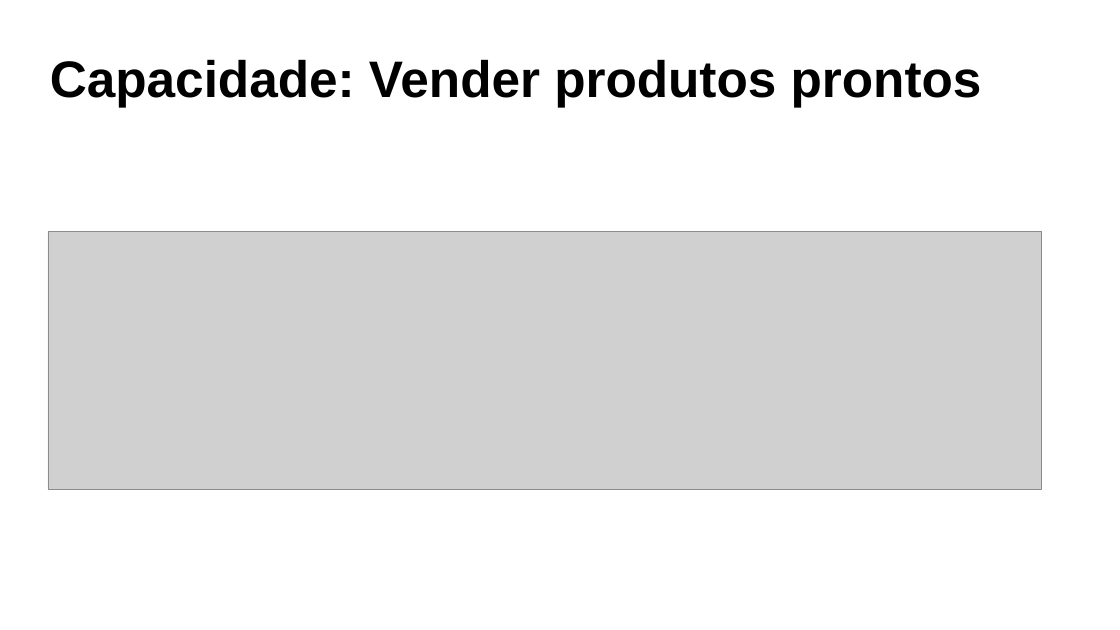
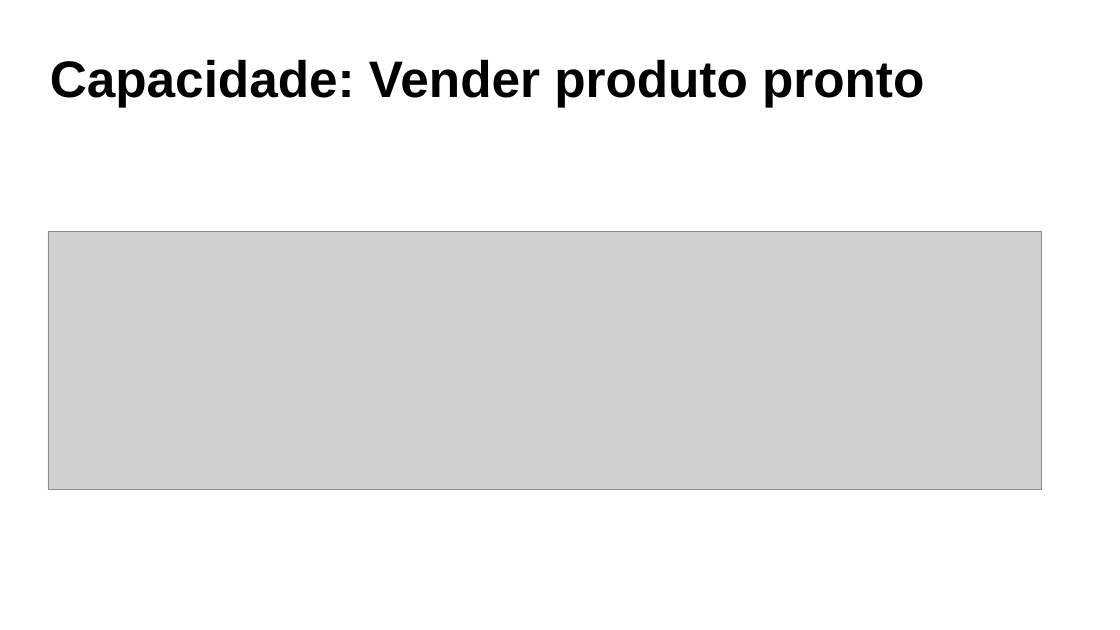
Before and after one commit to Victor-Xokito/Engenharia_de_software-TPD_Gr-fica, a slide deck: slide 2 of 20- Modelo Conceitual de Negócio.pptx. Drawn at 1120x630 pixels with LibreOffice and Linux fonts; fonts in the diff are those of the drawing; grey boxes stand for pictures. Boxes give left, top, right and bottom in pixels: in the first picture for what was removed or moved away, otherwise in the second. Text is boxed around its words. In the diff, an @@ line names an element or a change of style, - is before the commit and + after.

```diff
--- a/20- Modelo Conceitual de Negócio.pptx
+++ b/20- Modelo Conceitual de Negócio.pptx
@@ title at [50,59,924,107]: text changed @@
-Capacidade: Vender produtos prontos
+Capacidade: Vender produto pronto
```
Also in this commit, not shown: 7 other files.
